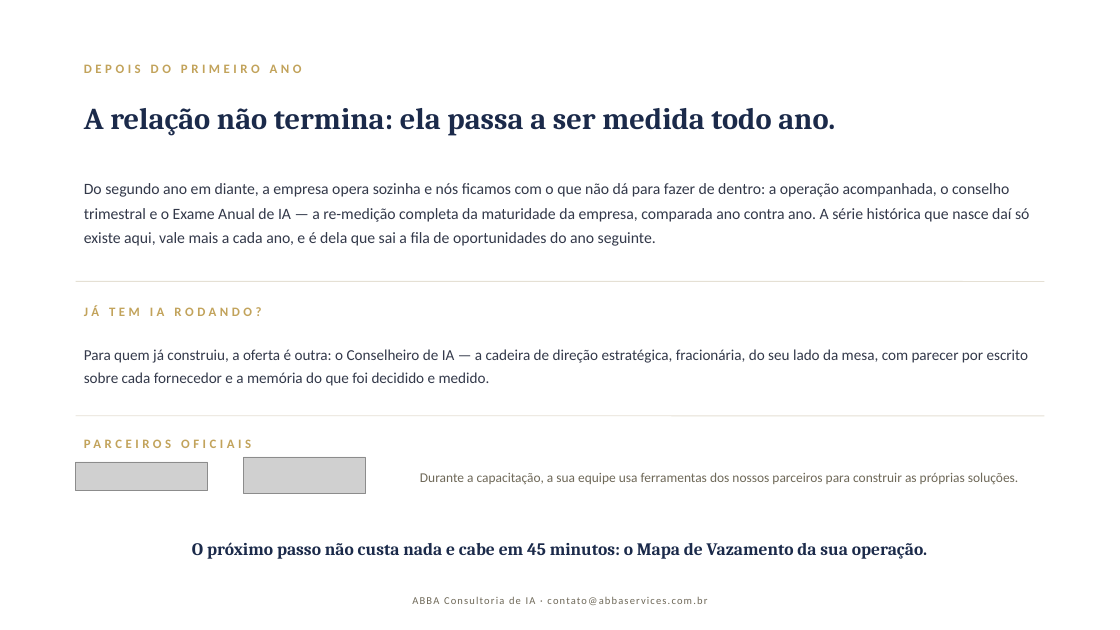
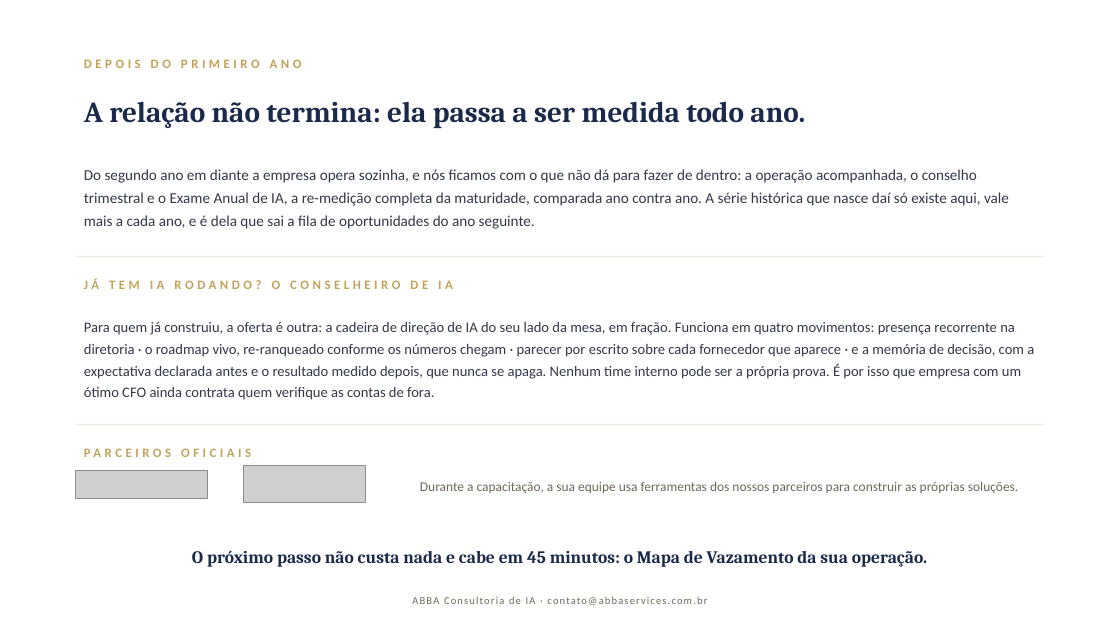
Before and after one commit to DanielMoraesCoca/abba-ops, a slide deck: slide 3 of 08-materiais/modelos/abba-apresentacao.pptx. Drawn at 1120x630 pixels with LibreOffice and Linux fonts; fonts in the diff are those of the drawing; grey boxes stand for pictures. Boxes give left, top, right and bottom in pixels: in the first picture for what was removed or moved away, otherwise in the second. Text is boxed around its words. In the diff, an @@ line names an element or a change of style, - is before the commit and + after.

```diff
--- a/08-materiais/modelos/abba-apresentacao.pptx
+++ b/08-materiais/modelos/abba-apresentacao.pptx
@@ text "DEPOIS DO PRIMEIRO ANO": place and size @@
-text "DEPOIS DO PRIMEIRO ANO" at [84, 64, 302, 73]
+text "DEPOIS DO PRIMEIRO ANO" at [84, 59, 302, 68]
@@ text "A relação não termina: ela ..." at [84, 101, 805, 128]: size 26 to 25 pt @@
@@ text at [84, 169, 1009, 229]: text changed; size 13.5 to 13 pt @@
-Do segundo ano em diante, a empresa opera sozinha e nós ficamos com o que não dá para fazer de dentro: a operação acompanhada, o conselho trimestral e o Exame Anual de IA — a re-medição completa da maturidade da empresa, comparada ano contra ano. A série histórica que nasce daí só existe aqui, vale mais a cada ano, e é dela que sai a fila de oportunidades do ano seguinte.
+Do segundo ano em diante a empresa opera sozinha, e nós ficamos com o que não dá para fazer de dentro: a operação acompanhada, o conselho trimestral e o Exame Anual de IA, a re-medição completa da maturidade, comparada ano contra ano. A série histórica que nasce daí só existe aqui, vale mais a cada ano, e é dela que sai a fila de oportunidades do ano seguinte.
@@ line moved from (76, 281) - (1044, 281) to (76, 256) - (1044, 256) @@
@@ text at [84, 278, 453, 289]: text changed @@
-JÁ TEM IA RODANDO?
+JÁ TEM IA RODANDO? O CONSELHEIRO DE IA
@@ text at [84, 322, 1034, 400]: text changed; size 13 to 12.5 pt @@
-Para quem já construiu, a oferta é outra: o Conselheiro de IA — a cadeira de direção estratégica, fracionária, do seu lado da mesa, com parecer por escrito sobre cada fornecedor e a memória do que foi decidido e medido.
+Para quem já construiu, a oferta é outra: a cadeira de direção de IA do seu lado da mesa, em fração. Funciona em quatro movimentos: presença recorrente na diretoria · o roadmap vivo, re-ranqueado conforme os números chegam · parecer por escrito sobre cada fornecedor que aparece · e a memória de decisão, com a expectativa declarada antes e o resultado medido depois, que nunca se apaga. Nenhum time interno pode ser a própria prova. É por isso que empresa com um ótimo CFO ainda contrata quem verifique as contas de fora.
@@ 3 texts, 2 pictures, 1 line: place and size @@
-3 texts, 2 pictures, 1 line at [76, 416, 1044, 559]
+3 texts, 2 pictures, 1 line at [76, 424, 1044, 567]
```
Also in this commit, not shown: 2 other slides changed, 18 other files.
